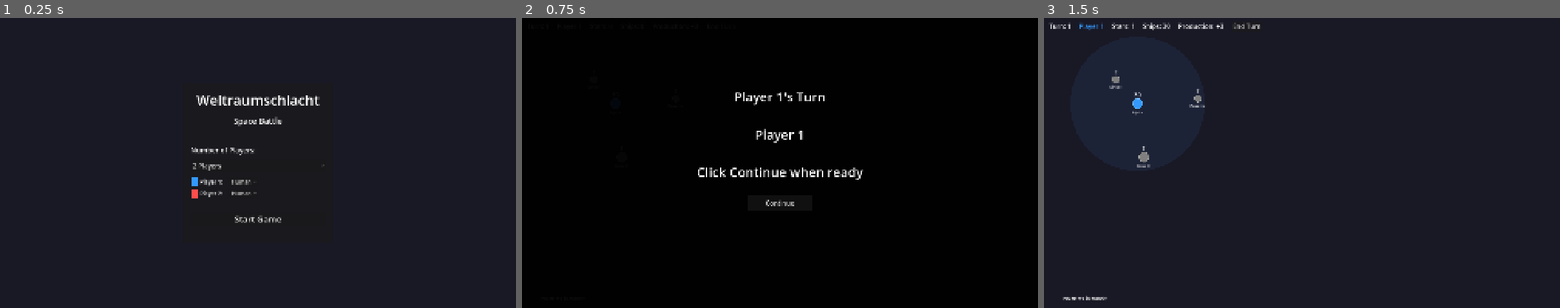
Above: before the commit, frames 1-3 (left to right).
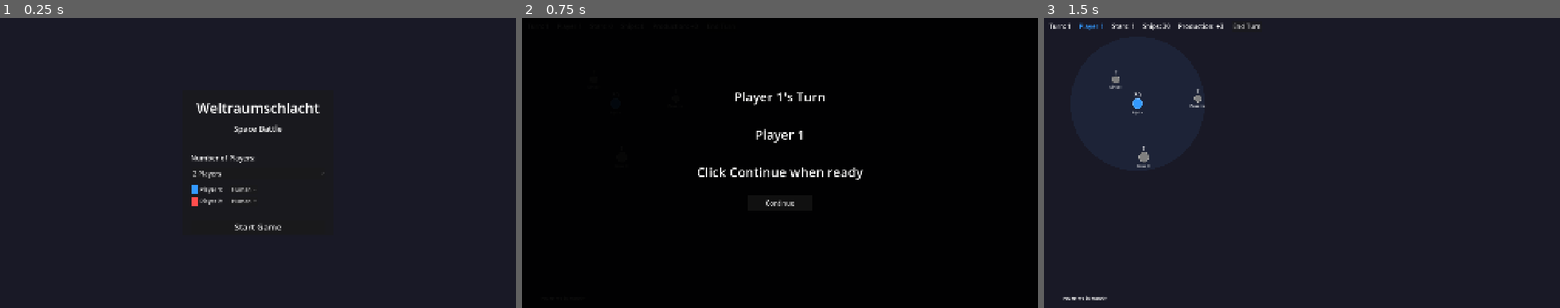
Above: after the commit, the same moments.

Repository: chrbayer/wrs
Game: Godot game, scene res://scenes/main.tscn
Same seed, same stepped clock (60 frames per second), same inputs: the game is played once before the commit and once after it.
Inputs:
- Up to frame 1 (0.25 s): no input
- Up to frame 2 (0.75 s): click "Start Game" at 0.5 s
- Up to frame 3 (1.5 s): click "Continue" at 1.25 s

The runs differ from the first frame. In frame 1, 2.4% of the frame differs, in the area x 37-63%, y 26-74%; in frame 2, nothing differs; in frame 3, nothing differs.

Commit message:
Center setup screen dynamically based on content size
The setup dialog had fixed offsets that caused it to shift down
with 3-4 players. Now resizes to fit VBox content and re-centers.

Co-Authored-By: Claude Opus 4.6 <noreply@anthropic.com>

Diff:
--- a/scripts/main.gd
+++ b/scripts/main.gd
@@ -205,11 +205,24 @@
 	# Select the right player count in the dropdown (index = count - 2)
 	player_count_option.select(count - 2)
 	_rebuild_player_config(count)
+	_resize_setup_screen()
 
 
 func _on_player_count_changed(_index: int) -> void:
 	var count = player_count_option.get_selected_id()
 	_rebuild_player_config(count)
+	_resize_setup_screen()
+
+
+func _resize_setup_screen() -> void:
+	var vbox = setup_screen.get_node("VBox")
+	var padding = Vector2(60, 60)  # 30px on each side
+	var needed = vbox.get_combined_minimum_size() + padding
+	needed.x = max(needed.x, 560.0)
+	setup_screen.offset_left = -needed.x / 2.0
+	setup_screen.offset_right = needed.x / 2.0
+	setup_screen.offset_top = -needed.y / 2.0
+	setup_screen.offset_bottom = needed.y / 2.0
 
 
 func _rebuild_player_config(count: int) -> void:
@@ -1535,6 +1548,9 @@
 			# Systems with batteries are immune
 			if system.battery_count > 0:
 				continue
+			# Last system is immune (prevent indirect elimination via rebellion)
+			if count <= 1:
+				continue
 
 			if randf() < rebellion_chance:
 				var rebel_fighters: int = system.production_rate * ShipTypes.REBELLION_STRENGTH_FACTOR
Not shown, changed: REQUIREMENTS.md
